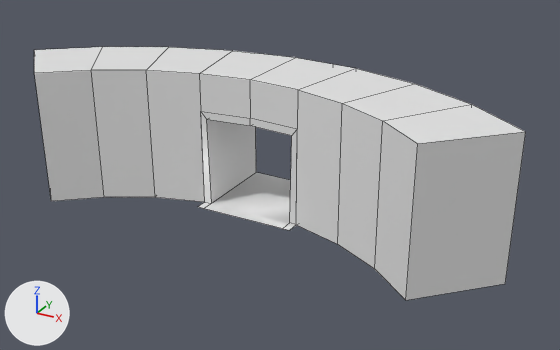
Two versions of the FBX model Assets/Prefabs/Environment/elevator_secret.fbx, one commit apart.
Camera for both pictures: a 50 mm camera at (39.9, -36.0, 38.1) aimed at (3.1, 30.8, 4.7). The axes (+X, +Y, +Z) are drawn at lower left. The lights are the same throughout. Mesh edges are drawn as thin lines. Where no turn or scale is listed for an object, it has been applied to the vertices.

Objects in the first picture: 'door'.
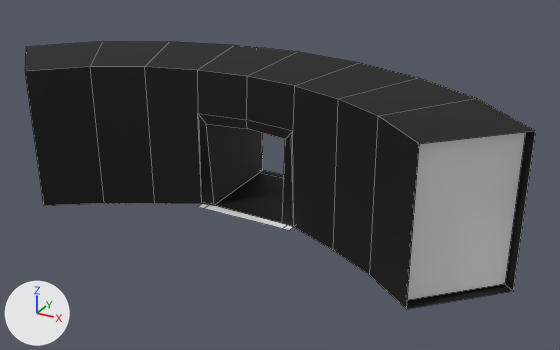
Changed parts and their boxes (x1, y1, x2, y2) in the pictures (560 x 350 px):
'outline', added (black): after (25, 41, 536, 309)
'door', unchanged, covered by the edit: before (34, 47, 526, 300); after (198, 132, 526, 300)

The edits, one by one:
Material 'Material.001' (mat_material_001) is new.
Its base color is (0.0, 0.0, 0.0) (black #000000).
Its roughness is 0.69.
Mesh me_cylinder_000 is new.
It has 53 vertices, 45 faces and spans x -29.2..29.2, y 20.4..40.6, z -0.6..15.6.
It uses material mat_material_001 (black #000000).
Object 'outline' (ob_outline) is new; it shows me_cylinder_000.
Its location is (0.0, 0.0, 0.0).
